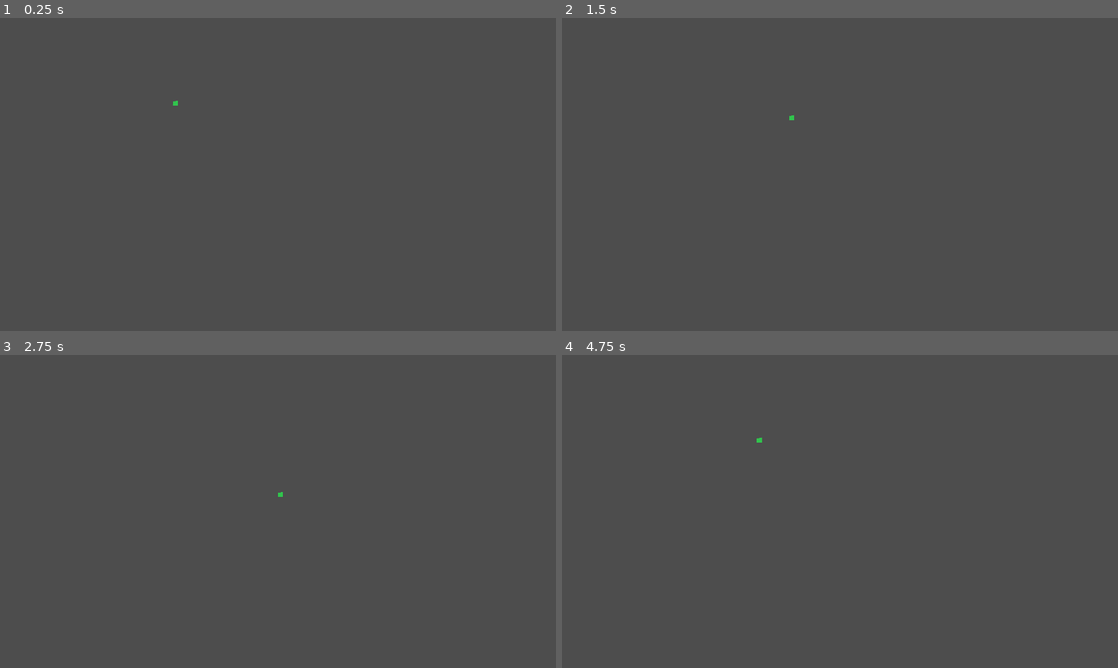
Above: before the commit, frames 1-4 (two rows, left to right).
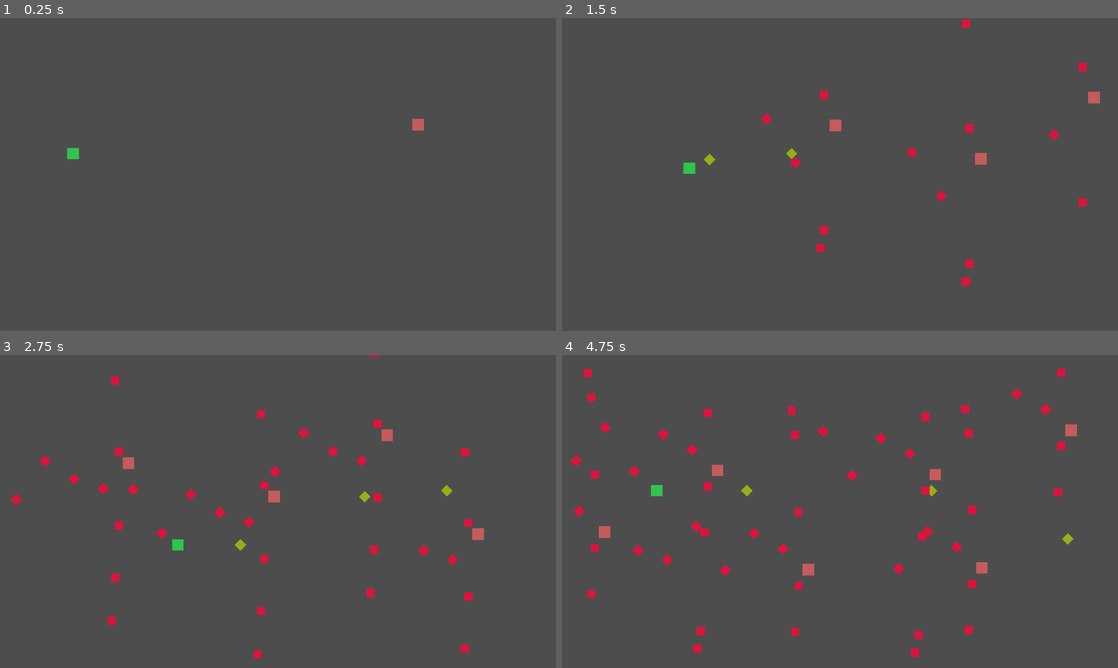
Above: after the commit, the same moments.

Repository: NamespaceV/bullets
Game: Godot game, scene res://level.tscn
Same seed, same stepped clock (60 frames per second), same inputs: the game is played once before the commit and once after it.
Inputs:
- Up to frame 1 (0.25 s): no input
- Up to frame 2 (1.5 s): hold D (right) 0.53-1.28 s; tap Space (shoot) at 0.6, 1.35 s; hold S (down) from 1.28 s (still down)
- Up to frame 3 (2.75 s): release S (down) at 2.03 s; hold D (right) from 2.03 s (still down); tap Space (shoot) at 2.1 s
- Up to frame 4 (4.75 s): release D (right) at 2.78 s; hold W (up) 2.78-3.53 s; tap Space (shoot) at 2.85, 3.6, 4.35 s; hold A (left) from 3.53 s (still down)

The runs differ from the first frame. In frame 1, 0.2% of the frame differs, in the area x 12-77%, y 26-46%; in frame 2, 1.0%; in frame 3, 1.8%; in frame 4, 2.7%, in the area x 1-93%, y 4-97%.

Commit message:
enemies and bullets

Diff:
--- /dev/null
+++ b/bullet/bullet.gd
@@ -0,0 +1,39 @@
+class_name Bullet
+extends Area2D
+
+@export var speed := 600.0
+static var bullet_scene = load("res://bullet/bullet.tscn")
+
+# Called when the node enters the scene tree for the first time.
+func _ready() -> void:
+	pass # Replace with function body.
+
+
+# Called every frame. 'delta' is the elapsed time since the previous frame.
+func _physics_process(delta: float) -> void:
+	var fwd = global_transform.basis_xform(Vector2(0,-1))
+	position += (fwd*speed*delta)
+
+	var offset = 100
+	var screen = get_viewport().get_visible_rect().size
+	if position.x < -offset or position.x > screen.x + offset \
+	 or position.y < -offset or position.y > screen.y + offset:
+		print("bullet remove", position, "outside", get_viewport().size)
+
+		queue_free()
+
+
+static func create_for_player (pl : Player) -> Bullet:
+	var b: Bullet = bullet_scene.instantiate()
+	b.position = pl.position
+	b.rotation_degrees = 90
+	Engine.get_main_loop().get_root().add_child(b)
+	return b
+
+static func create_for_enemy(enemy_cannon:Node2D) -> Bullet:
+	var b: Bullet = bullet_scene.instantiate()
+	(b.get_node("Polygon2D") as Polygon2D).color = Color.CRIMSON
+	b.position = enemy_cannon.global_position
+	b.rotation = enemy_cannon.global_rotation
+	Engine.get_main_loop().get_root().add_child(b)
+	return b
--- /dev/null
+++ b/bullet/bullet.tscn
@@ -0,0 +1,15 @@
+[gd_scene load_steps=3 format=3 uid="uid://b43skh1vhukec"]
+
+[ext_resource type="Script" path="res://bullet/bullet.gd" id="1_fqlgp"]
+
+[sub_resource type="RectangleShape2D" id="RectangleShape2D_88vm8"]
+
+[node name="Bullet" type="Area2D"]
+script = ExtResource("1_fqlgp")
+
+[node name="Polygon2D" type="Polygon2D" parent="."]
+color = Color(0.60112, 0.68, 0.0884, 1)
+polygon = PackedVector2Array(0, -20, 20, 0, 0, 20, -20, 0)
+
+[node name="CollisionShape2D" type="CollisionShape2D" parent="."]
+shape = SubResource("RectangleShape2D_88vm8")
--- /dev/null
+++ b/enemy/cannon/cannon.gd
@@ -0,0 +1,12 @@
+extends Marker2D
+
+@export var cooldown = 0.5
+var timer := 0.0
+
+# Called every frame. 'delta' is the elapsed time since the previous frame.
+func _physics_process(delta: float) -> void:
+	timer += delta
+	if timer > cooldown:
+		timer -= cooldown
+		Bullet.create_for_enemy(self)
+	pass
--- /dev/null
+++ b/enemy/enemy.gd
@@ -0,0 +1,13 @@
+class_name Enemy
+extends RigidBody2D
+
+@export var speed := 400.0
+
+func _ready() -> void:
+	pass # Replace with function body.
+
+
+func _physics_process(delta: float) -> void:
+	var dir = Vector2(-1,0)
+	dir.y = sin(Time.get_unix_time_from_system()*5)
+	move_and_collide(dir*speed*delta)
--- /dev/null
+++ b/enemy/enemy.tscn
@@ -0,0 +1,36 @@
+[gd_scene load_steps=4 format=3 uid="uid://mg37vvgiobhf"]
+
+[ext_resource type="Script" path="res://enemy/enemy.gd" id="1_i201l"]
+[ext_resource type="Script" path="res://enemy/cannon/cannon.gd" id="2_h8gar"]
+
+[sub_resource type="RectangleShape2D" id="RectangleShape2D_88vm8"]
+size = Vector2(40, 40)
+
+[node name="Enemy" type="RigidBody2D"]
+gravity_scale = 0.0
+can_sleep = false
+script = ExtResource("1_i201l")
+
+[node name="Polygon2D" type="Polygon2D" parent="."]
+color = Color(0.77, 0.3619, 0.3619, 1)
+polygon = PackedVector2Array(-20, -20, 20, -20, 20, 20, -20, 20)
+
+[node name="CollisionShape2D" type="CollisionShape2D" parent="."]
+shape = SubResource("RectangleShape2D_88vm8")
+
+[node name="Cannons" type="Node2D" parent="."]
+
+[node name="cannon" type="Marker2D" parent="Cannons"]
+position = Vector2(-28, -28)
+rotation = -0.785398
+script = ExtResource("2_h8gar")
+
+[node name="cannon2" type="Marker2D" parent="Cannons"]
+position = Vector2(-41, 0)
+rotation = -1.5708
+script = ExtResource("2_h8gar")
+
+[node name="cannon3" type="Marker2D" parent="Cannons"]
+position = Vector2(-28, 28)
+rotation = -2.35619
+script = ExtResource("2_h8gar")
--- a/level.tscn
+++ b/level.tscn
@@ -1,8 +1,56 @@
-[gd_scene load_steps=2 format=3 uid="uid://kb1lqqd7qjlg"]
+[gd_scene load_steps=3 format=3 uid="uid://kb1lqqd7qjlg"]
 
-[ext_resource type="PackedScene" uid="uid://cbwl4yjieqor1" path="res://player.tscn" id="1_y2src"]
+[ext_resource type="PackedScene" uid="uid://cbwl4yjieqor1" path="res://player/player.tscn" id="1_y2src"]
+[ext_resource type="PackedScene" uid="uid://mg37vvgiobhf" path="res://enemy/enemy.tscn" id="2_m6o6v"]
 
 [node name="Node2D" type="Node2D"]
 
 [node name="Player" parent="." instance=ExtResource("1_y2src")]
-position = Vector2(606, 293)
+position = Vector2(252, 468)
+
+[node name="Wave 1" type="Node2D" parent="."]
+
+[node name="Enemy" parent="Wave 1" instance=ExtResource("2_m6o6v")]
+position = Vector2(1544, 462)
+
+[node name="Enemy2" parent="Wave 1" instance=ExtResource("2_m6o6v")]
+position = Vector2(2047, 578)
+
+[node name="Enemy3" parent="Wave 1" instance=ExtResource("2_m6o6v")]
+position = Vector2(2437, 366)
+
+[node name="Enemy4" parent="Wave 1" instance=ExtResource("2_m6o6v")]
+position = Vector2(2751, 708)
+
+[node name="Enemy5" parent="Wave 1" instance=ExtResource("2_m6o6v")]
+position = Vector2(3189, 380)
+
+[node name="Enemy6" parent="Wave 1" instance=ExtResource("2_m6o6v")]
+position = Vector2(3350, 702)
+
+[node name="Enemy7" parent="Wave 1" instance=ExtResource("2_m6o6v")]
+position = Vector2(3658, 227)
+
+[node name="Wave 2" type="Node2D" parent="."]
+position = Vector2(2586, 0)
+
+[node name="Enemy" parent="Wave 2" instance=ExtResource("2_m6o6v")]
+position = Vector2(2056, 170)
+
+[node name="Enemy2" parent="Wave 2" instance=ExtResource("2_m6o6v")]
+position = Vector2(2047, 578)
+
+[node name="Enemy3" parent="Wave 2" instance=ExtResource("2_m6o6v")]
+position = Vector2(2145, 366)
+
+[node name="Enemy4" parent="Wave 2" instance=ExtResource("2_m6o6v")]
+position = Vector2(2136, 775)
+
+[node name="Enemy5" parent="Wave 2" instance=ExtResource("2_m6o6v")]
+position = Vector2(2444, 461)
+
+[node name="Enemy6" parent="Wave 2" instance=ExtResource("2_m6o6v")]
+position = Vector2(2668, 460)
+
+[node name="Enemy7" parent="Wave 2" instance=ExtResource("2_m6o6v")]
+position = Vector2(2881, 465)
--- a/player.gd
+++ b/player/player.gd
@@ -11,5 +11,4 @@
 	var dir = Input.get_vector("left", "right", "up", "down")
 	move_and_collide(dir*delta*speed)
 	if Input.is_action_just_pressed("shoot"):
-		print("pew pew")
-	pass
+		var bullet = Bullet.create_for_player(self)
--- a/player.tscn
+++ b/player/player.tscn
@@ -1,6 +1,6 @@
 [gd_scene load_steps=3 format=3 uid="uid://cbwl4yjieqor1"]
 
-[ext_resource type="Script" path="res://player.gd" id="1_a4g0f"]
+[ext_resource type="Script" path="res://player/player.gd" id="1_a4g0f"]
 
 [sub_resource type="RectangleShape2D" id="RectangleShape2D_88vm8"]
 
@@ -11,7 +11,7 @@
 
 [node name="Polygon2D" type="Polygon2D" parent="."]
 color = Color(0.193884, 0.769519, 0.303179, 1)
-polygon = PackedVector2Array(-8, -5, 9, -8, 9, 10, -9, 10)
+polygon = PackedVector2Array(-20, -20, 20, -20, 20, 20, -20, 20)
 
 [node name="CollisionShape2D" type="CollisionShape2D" parent="."]
 shape = SubResource("RectangleShape2D_88vm8")
